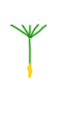
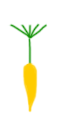
Two versions of the same layered image (64 × 128). Layer-by-layer changes:
added layer "Layer 2" above "Layer 1" over box(22, 64, 38, 113)
painted on "Layer 1" over box(26, 62, 35, 80)
